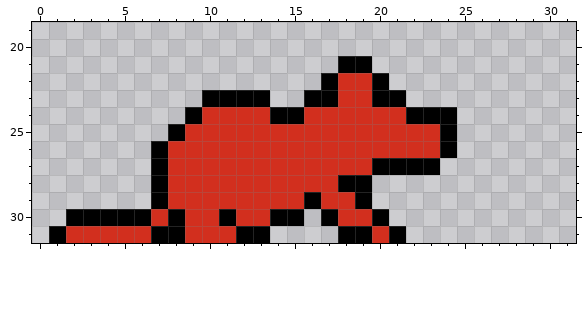
Edited in one commit: pixel-art sprite (Project1/Content/hurt_rat_2.png). Above is the file before it was changed.
The file is 32x32 pixels. Shown: x 0..31, y 19..31.
New version:
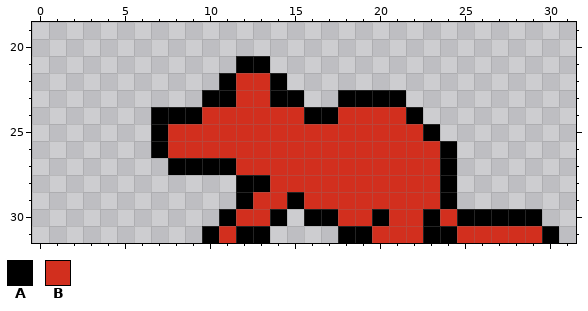
Palette (. is transparent): A #000000  B #d22f1e
Changes in this commit:
{"y":21,"x":12,"old":"..","new":"AA"}
{"y":21,"x":18,"old":"AA","new":".."}
{"y":22,"x":11,"old":"....","new":"ABBA"}
{"y":22,"x":17,"old":"ABBA","new":"...."}
{"y":23,"x":12,"old":"AA..AABB","new":"BBAA..AA"}
{"y":24,"x":7,"old":"..","new":"AA"}
{"y":24,"x":14,"old":"AABB","new":"BBAA"}
{"y":24,"x":23,"old":"AA","new":".."}
{"y":25,"x":7,"old":".A","new":"AB"}
{"y":25,"x":23,"old":"BA","new":"A."}
{"y":27,"x":7,"old":"ABBBB","new":".AAAA"}
{"y":27,"x":20,"old":"AAAA.","new":"BBBBA"}
{"y":28,"x":7,"old":"ABBBBBB","new":".....AA"}
{"y":28,"x":18,"old":"AA.....","new":"BBBBBBA"}
{"y":29,"x":7,"old":"ABBBBB","new":".....A"}
{"y":29,"x":15,"old":"BA","new":"AB"}
{"y":29,"x":19,"old":"A.....","new":"BBBBBA"}
{"y":30,"x":2,"old":"AAAAABABB","new":"........."}
{"y":30,"x":15,"old":"A.","new":".A"}
{"y":30,"x":21,"old":".........","new":"BBABAAAAA"}
{"y":31,"x":1,"old":"ABBBBBAABB","new":".........A"}
{"y":31,"x":21,"old":"A.........","new":"BBAABBBBBA"}
{"label":"changed","picture_box":[49,56,559,243]}
